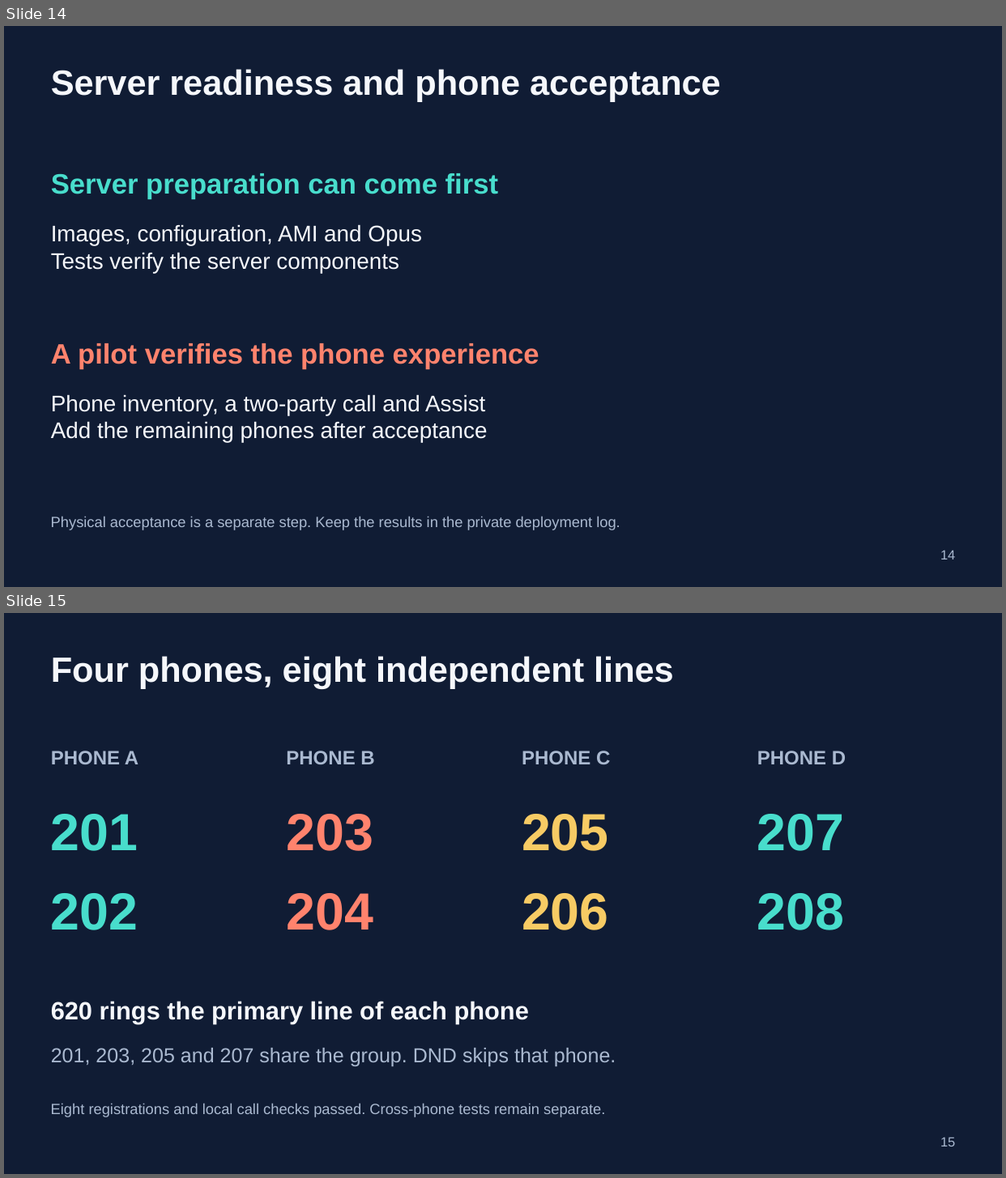
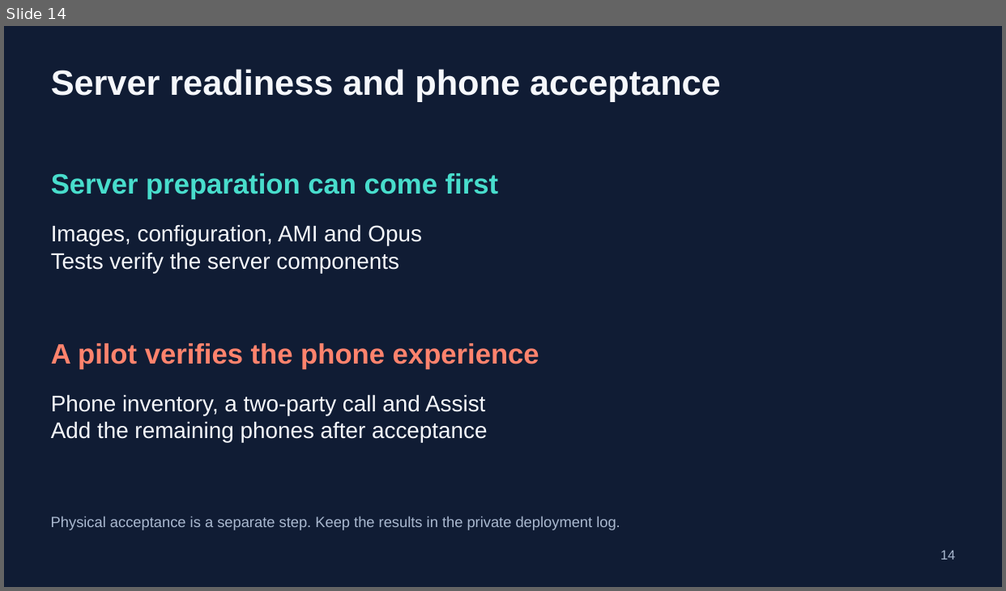
Before and after one commit to 4alvit/cisco-home-telephony, a slide deck: docs/slides/cisco-home-telephony.pptx. Shown one above the other, each under a label of ours: slides 14 and 15 before the commit, slide 14 after it. The pictures are 1006x1178 and 1006x591 pixels, drawn with LibreOffice and Linux fonts; fonts in the diff are those of the drawing. Boxes give left, top, right and bottom in pixels: in the first picture for what was removed or moved away, otherwise in the second. Text is boxed around its words. In the diff, an @@ line names an element or a change of style, - is before the commit and + after.

Commit message:
Add extension-based CLI with HA schedules and phone controls
Resolve exact phone lines for calls and device controls, with private direct or kubectl configuration. Add atomic timer/alarm commands, guarded pickup and auto-answer, examples, SVG documentation and regression coverage.

Document the completed ten-phone rollout and compact Zoiper client, refresh English reference material, and record live call and scheduling acceptance.

```diff
--- a/docs/slides/cisco-home-telephony.pptx
+++ b/docs/slides/cisco-home-telephony.pptx
@@ slide 15 removed at (4, 613, 1002, 1174), background #101C34 @@
@@ text removed at (51, 656, 674, 688) @@
-Four phones, eight independent lines
@@ text removed at (51, 751, 138, 764) @@
-PHONE A
@@ text removed at (286, 751, 374, 764) @@
-PHONE B
@@ text removed at (522, 751, 610, 764) @@
-PHONE C
@@ text removed at (757, 751, 846, 764) @@
-PHONE D
@@ text removed at (51, 814, 138, 851) @@
-201
@@ text removed at (286, 814, 373, 851) @@
-203
@@ text removed at (522, 814, 609, 851) @@
-205
@@ text removed at (757, 814, 845, 851) @@
-207
@@ text removed at (51, 893, 138, 931) @@
-202
@@ text removed at (286, 893, 373, 931) @@
-204
@@ text removed at (522, 893, 609, 931) @@
-206
@@ text removed at (757, 893, 845, 931) @@
-208
@@ text removed at (51, 1001, 529, 1024) @@
-620 rings the primary line of each phone
@@ text removed at (51, 1048, 616, 1067) @@
-201, 203, 205 and 207 share the group. DND skips that phone.
@@ text removed at (51, 1103, 605, 1118) @@
-Eight registrations and local call checks passed. Cross-phone tests remain separate.
@@ text removed at (940, 1137, 955, 1147) @@
-15
```
Also in this commit, not shown: 4 slides changed, 2 slides added, 32 other files.
